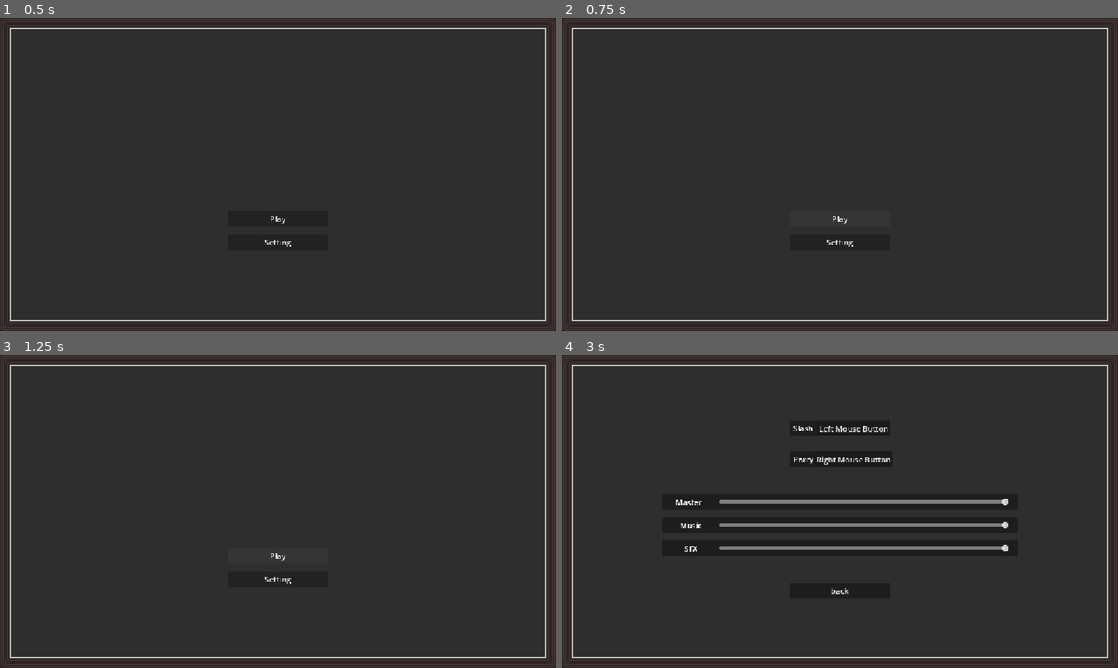
Above: before the commit, frames 1-4 (two rows, left to right).
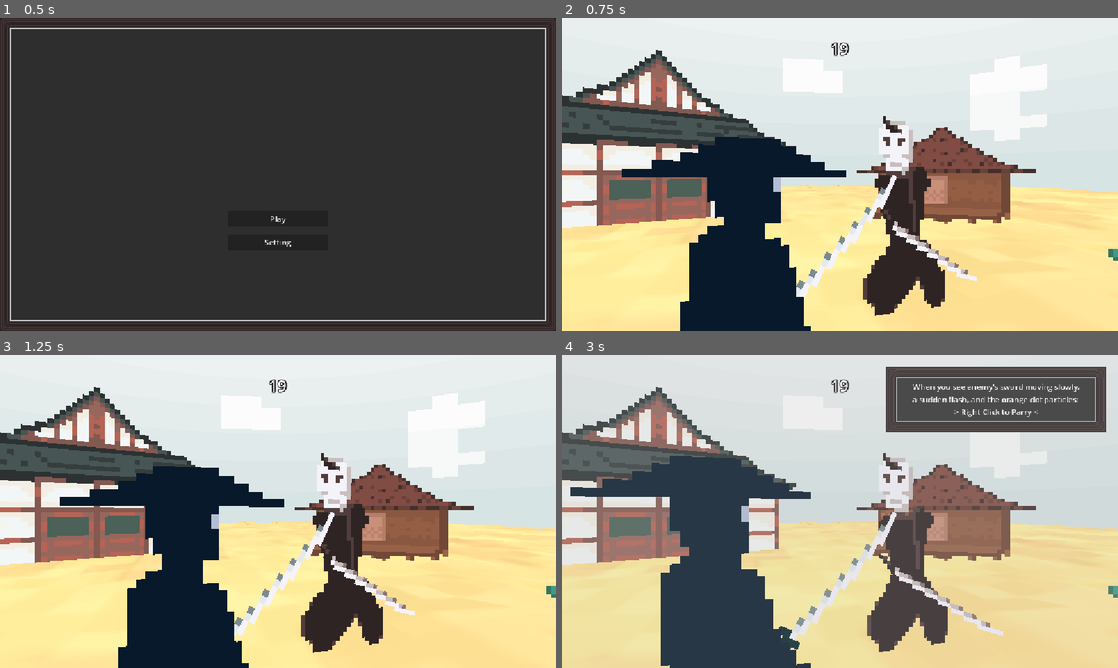
Above: after the commit, the same moments.

Repository: Natthapolmnc/Project-R
Game: Godot game, scene res://SCENES/main_menu/main_menu.tscn
Two runs of this game, one before a commit and one after it. Both use one fixed random seed, a clock stepped at 60 frames per second and the inputs below.
Inputs (mouse positions are in pixels of both pictures, inside the frame that each line leads up to):
- Up to frame 1 (0.5 s): no input
- Up to frame 2 (0.75 s): click "Play" at 0.5 s
- Up to frame 3 (1.25 s): no input
- Up to frame 4 (3 s): click (840, 555) at 1.25 s, where only the run before the commit has a clickable "Play"; click (840, 555) at 2 s, where only the run before the commit has a clickable "Play"; click (840, 580) at 2.75 s, where only the run before the commit has a clickable "Setting"

Frame 1 is identical in both runs. In frame 2, 94% of the frame differs, in the area x 0-100%, y 0-100%; in frame 3, 94%; in frame 4, 90%.
Error before the commit: Parse Error: Variable "clock" has the same name as a previously declared variable. (res://SCENES/main_scene_manager.gd:11)

Commit message:
mix code

Diff:
--- a/SCENES/main.tscn
+++ b/SCENES/main.tscn
@@ -11,6 +11,7 @@
 [ext_resource type="Texture2D" uid="uid://dtkfc7xjhbmaj" path="res://SCENES/assets/bg/util/house1.png" id="8_ceyew"]
 [ext_resource type="Texture2D" uid="uid://ddw0lbi5p5ki4" path="res://SCENES/assets/bg/bg_bg_texture.png" id="8_o4jo6"]
 [ext_resource type="Texture2D" uid="uid://cgsvo7trkcug1" path="res://SCENES/assets/bg/util/house2.png" id="9_o4jo6"]
+[ext_resource type="PackedScene" uid="uid://ijfubmhn65vv" path="res://SCENES/tutorial.tscn" id="12_l28hy"]
 
 [sub_resource type="ShaderMaterial" id="ShaderMaterial_ceyew"]
 shader = ExtResource("1_ceyew")
@@ -50,25 +51,27 @@
 volumetric_fog_albedo = Color(0.5325496, 0.6258575, 0.6489726, 1)
 volumetric_fog_emission = Color(0.22670749, 0.22670749, 0.22670746, 1)
 volumetric_fog_emission_energy = 1.6
-[ext_resource type="PackedScene" uid="uid://ijfubmhn65vv" path="res://SCENES/tutorial.tscn" id="6_ys6xq"]
 
 [sub_resource type="PlaneMesh" id="PlaneMesh_12j5o"]
 orientation = 2
 
 [sub_resource type="GDScript" id="GDScript_6uqi0"]
-script/source = "extends Node
-
+script/source = "extends MeshInstance3D
 
 func get_random_point() -> Vector3:
-	var size: Vector2 = self.mesh.size
-
-	var local_point := Vector3(
-	randf_range(-size.x / 2.0, size.x / 2.0),
-	0.0,
-	randf_range(-size.y / 2.0, size.y / 2.0)
-	)
-
-	return local_point
+    var plane_mesh: PlaneMesh = mesh as PlaneMesh
+    if plane_mesh == null:
+        push_warning(\"FxPanel needs a PlaneMesh.\")
+        return Vector3.ZERO
+
+    var plane_size: Vector2 = plane_mesh.size
+
+    # PlaneMesh.orientation = 2 (FACE_Z) lies in the local XY plane.
+    return Vector3(
+        randf_range(-plane_size.x / 2.0, plane_size.x / 2.0),
+        randf_range(-plane_size.y / 2.0, plane_size.y / 2.0),
+        0.0
+    )
 "
 
 [sub_resource type="StandardMaterial3D" id="StandardMaterial3D_dtswy"]
@@ -193,11 +196,11 @@
 
 [node name="house4" type="Sprite3D" parent="BgTexture" unique_id=215883357]
 transform = Transform3D(0.043544136, 0, 0.101871036, 0, 0.11078728, 0, -0.101871036, 0, 0.043544102, 0.2847067, 0.16337904, 0.31896424)
-shaded = true
-texture_filter = 0
-texture = ExtResource("9_o4jo6")
-visible = false
+visible = false
+shaded = true
+texture_filter = 0
+texture = ExtResource("9_o4jo6")
 metadata/_edit_vertical_guides_ = [576.0]
 
-[node name="Tutorial" parent="." unique_id=1681356119 instance=ExtResource("6_ys6xq")]
-visible = false
+[node name="Tutorial" parent="." unique_id=1681356119 instance=ExtResource("12_l28hy")]
+visible = false
--- a/SCENES/main_scene_manager.gd
+++ b/SCENES/main_scene_manager.gd
@@ -1,3 +1,4 @@
+
 class_name MainSceneManager
 extends Node
 
@@ -7,18 +8,19 @@
 @onready var player_spawner: Marker3D = $"../player_spawner"
 @onready var player: Player = $"../player_spawner/Player"
 @onready var enemy_spawner: Marker3D = $"../enemy_spawner"
-@onready var clock: Label = $"../Label"
+@onready var fx_panel: MeshInstance3D = $"../FxPanel"
 @onready var clock: Label = $"../Label"
 @onready var retry: CanvasLayer = $"../Retry"
 @onready var win: CanvasLayer = $"../Win"
-@onready var tutorial: CanvasLayer = $"../Tutorial"
-@onready var tutorial: CanvasLayer = $"../Tutorial"
+@onready var tutorial: Tutorial = $"../Tutorial"
+
 
 # ==============================
 # 20-SECOND COUNTER
 # ==============================
 const base_time: float = 20.0
 @export var cur_time: float = base_time
+
 
 # ==============================
 # ENEMY / LEVEL DATA
@@ -29,65 +31,126 @@
 
 var cur_level_profiles: Array[EnemyProfile] = []
 var generated_time: Array[float] = []
+
 var cur_enemy: Enemy
 var cur_index: int = 0
+
 var is_game_over: bool = false
 var level_cleared: bool = false
 
+
 # ==============================
 # RANDOM SPAWN ROTATION
 # ==============================
 @export_category("Spawn Rotation")
-@export_range(0.0, 180.0, 1.0) var min_turn_angle: float = 45.0
-@export_range(0.0, 180.0, 1.0) var max_turn_angle: float = 135.0
-@export_range(0.1, 3.0, 0.05) var turn_duration: float = 0.65
-
+
+@export_range(0.0, 180.0, 1.0)
+var min_turn_angle: float = 45.0
+
+@export_range(0.0, 180.0, 1.0)
+var max_turn_angle: float = 135.0
+
+@export_range(0.1, 3.0, 0.05)
+var turn_duration: float = 0.65
+
+
+# ==============================
+# ROTATION STATE
+# ==============================
 var initial_player_yaw: float = 0.0
+
 var initial_enemy_transform: Transform3D
 var initial_enemy_offset: Vector3
+
+var initial_fx_transform: Transform3D
+var initial_fx_offset: Vector3
+
 var current_turn_angle: float = 0.0
 var is_turning: bool = false
 var turn_tween: Tween
 
+
 # ==============================
 # TUTORIAL
 # ==============================
-enum TutorialStep { NONE, PARRY, SLASH, TIMEOUT }
+enum TutorialStep {
+	NONE,
+	PARRY,
+	SLASH,
+	TIMEOUT
+}
 
 var first_parry: bool = true
 var first_slash: bool = true
 var first_timeout: bool = true
+
 var action_tutorial_done: bool = false
 var tutorial_done: bool = false
+
 var tutorial_step: TutorialStep = TutorialStep.NONE
 var timeout_tween: Tween
 
 
+# ==============================
+# READY
+# ==============================
 func _ready() -> void:
 	initial_player_yaw = player_spawner.rotation.y
+
 	initial_enemy_transform = enemy_spawner.global_transform
-	initial_enemy_offset = enemy_spawner.global_position - player_spawner.global_position
+	initial_enemy_offset = (
+		enemy_spawner.global_position
+		- player_spawner.global_position
+	)
+
+	initial_fx_transform = fx_panel.global_transform
+	initial_fx_offset = (
+		fx_panel.global_position
+		- player_spawner.global_position
+	)
+
+	tutorial.initialize()
 
 	signal_connect()
 	level_initialization(false)
 
 
+# ==============================
+# SIGNAL CONNECTIONS
+# ==============================
 func signal_connect() -> void:
-	win.next_level_pressed.connect(level_initialization.bind(true))
-	win.retry_cur_level_pressed.connect(level_initialization.bind(false))
-	retry.retry_cur_level_pressed.connect(level_initialization.bind(false))
-
-	# Connect once: connecting every time an ATTACK/DOWN state appears
-	# would accumulate callbacks across retries and enemies.
+	win.next_level_pressed.connect(
+		level_initialization.bind(true)
+	)
+
+	win.retry_cur_level_pressed.connect(
+		level_initialization.bind(false)
+	)
+
+	retry.retry_cur_level_pressed.connect(
+		level_initialization.bind(false)
+	)
+
+	# Connect player signals only once.
 	if player.has_signal("parrying"):
-		player.connect("parrying", Callable(self, "on_first_parry_success"))
+		player.connect(
+			"parrying",
+			Callable(self, "on_first_parry_success")
+		)
 	else:
-		push_warning("Player needs a 'parrying' signal for the parry tutorial.")
+		push_warning(
+            "Player needs a 'parrying' signal."
+		)
 
 	if player.has_signal("slashing"):
-		player.connect("slashing", Callable(self, "on_first_slash_success"))
+		player.connect(
+			"slashing",
+			Callable(self, "on_first_slash_success")
+		)
 	else:
-		push_warning("Player needs a 'slashing' signal for the slash tutorial.")
+		push_warning(
+            "Player needs a 'slashing' signal."
+		)
 
 
 # ==============================
@@ -96,26 +159,49 @@
 func load_level_profiles() -> void:
 	cur_level_profiles.clear()
 
-	var folder_path: String = level.path_join("level" + str(cur_level))
+	var folder_path: String = level.path_join(
+		"level" + str(cur_level)
+	)
+
 	var dir := DirAccess.open(folder_path)
+
 	if dir == null:
-		push_error("Could not open folder: " + folder_path)
+		push_error(
+			"Could not open folder: " + folder_path
+		)
 		return
 
 	dir.list_dir_begin()
+
 	var file_name: String = dir.get_next()
+
 	while file_name != "":
 		if not dir.current_is_dir():
-			if file_name.ends_with(".tres") or file_name.ends_with(".tres.remap"):
-				var clean_name: String = file_name.trim_suffix(".remap")
-				var full_path: String = folder_path.path_join(clean_name)
+			if (
+				file_name.ends_with(".tres")
+				or file_name.ends_with(".tres.remap")
+			):
+				var clean_name: String = (
+					file_name.trim_suffix(".remap")
+				)
+
+				var full_path: String = (
+					folder_path.path_join(clean_name)
+				)
+
 				var profile := load(full_path) as EnemyProfile
+
 				if profile != null:
 					cur_level_profiles.append(profile)
+
 		file_name = dir.get_next()
+
 	dir.list_dir_end()
 
 
+# ==============================
+# LEVEL INITIALIZATION
+# ==============================
 func level_initialization(advance: bool) -> void:
 	reset_tutorial_overlay()
 	reset_spawn_rotation()
@@ -123,6 +209,7 @@
 
 	is_game_over = false
 	level_cleared = false
+
 	player.is_dead = false
 	player.reset_scale()
 	player.anim.play(player.idle_anim)
@@ -132,13 +219,19 @@
 
 	cur_time = base_time
 	cur_index = 0
+
 	clock.text = str(int(cur_time))
+
 	retry.visible = false
 	win.visible = false
 
 	load_level_profiles()
+
 	if cur_level_profiles.is_empty():
-		push_warning("No enemy profiles found for level " + str(cur_level))
+		push_warning(
+            "No enemy profiles found for level "
+			+ str(cur_level)
+		)
 		player.set_receive_input(false)
 		return
 
@@ -161,11 +254,15 @@
 
 	var profile: EnemyProfile = cur_level_profiles[cur_index]
 	var duration: float = generated_time[cur_index]
+
 	cur_index += 1
 
 	cur_enemy = enemy_template.instantiate() as Enemy
+
 	if cur_enemy == null:
-		push_error("Enemy template must instantiate an Enemy.")
+		push_error(
+            "Enemy template must instantiate an Enemy."
+		)
 		return
 
 	cur_enemy.set_profile(profile)
@@ -175,26 +272,22 @@
 		cur_enemy.process_mode = Node.PROCESS_MODE_DISABLED
 
 	player.cur_enemy = cur_enemy
+
 	cur_enemy.enemy_delta.connect(time_tick)
 	cur_enemy.enemy_timeout.connect(game_over)
 	cur_enemy.strike_reached.connect(game_over)
 	cur_enemy.enemy_died.connect(on_enemy_died)
 
-	# The tutorial is bound to every relevant enemy until completed.
+	# Connect tutorial events until completed.
 	if not tutorial_done:
 		if not action_tutorial_done:
 			cur_enemy.state_changed.connect(on_first_parry)
 			cur_enemy.state_changed.connect(on_first_slash)
+
 		if first_timeout:
 			cur_enemy.enemy_timeout.connect(on_enemy_timeout)
 
 	display_enemy()
-
-	if not tutorial_done:
-		if not action_tutorial_done:
-			cur_enemy.state_changed.connect(on_first_parry)
-			cur_enemy.state_changed.connect(on_first_slash)
-		cur_enemy.enemy_timeout.connect(on_enemy_timeout)
 
 
 func display_enemy() -> void:
@@ -224,138 +317,263 @@
 
 
 # ==============================
-# RANDOM TURNING
+# RANDOM TURN ANGLE
 # ==============================
 func get_random_turn_angle() -> float:
-	var upper_angle: float = clampf(max_turn_angle, 0.0, 180.0)
-	var lower_angle: float = clampf(min_turn_angle, 0.0, upper_angle)
-	var angle: float = randf_range(lower_angle, upper_angle)
-
-	# 50% left, 50% right.
+	var upper_angle: float = clampf(
+		max_turn_angle,
+		0.0,
+		180.0
+	)
+
+	var lower_angle: float = clampf(
+		min_turn_angle,
+		0.0,
+		upper_angle
+	)
+
+	var angle: float = randf_range(
+		lower_angle,
+		upper_angle
+	)
+
+	# 50% left and 50% right.
 	if randf() < 0.5:
 		angle = -angle
+
 	return angle
 
 
+# ==============================
+# ROTATE TO NEXT ENEMY
+# ==============================
 func rotate_to_next_enemy() -> void:
 	if is_game_over or level_cleared or is_turning:
 		return
+
 	if cur_index >= cur_level_profiles.size():
 		return
 
 	is_turning = true
+
 	player.set_receive_input(false)
 	clear_enemy()
 
-	current_turn_angle += deg_to_rad(get_random_turn_angle())
-	var rotation_basis := Basis(Vector3.UP, current_turn_angle)
-
-	# Place the enemy on the same radius around the player.
+	# Remember the previous rotation.
+	var previous_turn_angle: float = current_turn_angle
+
+	# Generate and accumulate random rotation.
+	current_turn_angle += deg_to_rad(
+		get_random_turn_angle()
+	)
+
+	var rotation_basis := Basis(
+		Vector3.UP,
+		current_turn_angle
+	)
+
+	# Rotate enemy position around the player.
 	var next_transform: Transform3D = initial_enemy_transform
+
 	next_transform.origin = (
 		player_spawner.global_position
 		+ rotation_basis * initial_enemy_offset
 	)
-	next_transform.basis = rotation_basis * initial_enemy_transform.basis
+
+	# Rotate enemy orientation.
+	next_transform.basis = (
+		rotation_basis * initial_enemy_transform.basis
+	)
+
 	enemy_spawner.global_transform = next_transform
 
+	# Spawn enemy but disable its processing.
 	spawn_enemy(true)
 
-	# Rotate the player toward the new enemy.
-	var target_yaw: float = initial_player_yaw + current_turn_angle
+	# Smoothly rotate player and FX panel together.
 	turn_tween = create_tween()
+
 	turn_tween.set_trans(Tween.TRANS_SINE)
 	turn_tween.set_ease(Tween.EASE_IN_OUT)
-	turn_tween.tween_property(player_spawner, "rotation:y", target_yaw, turn_duration)
+
+	turn_tween.tween_method(
+		apply_turn_angle,
+		previous_turn_angle,
+		current_turn_angle,
+		turn_duration
+	)
+
 	turn_tween.finished.connect(on_turn_finished)
 
 
+# ==============================
+# APPLY ROTATION TO PLAYER + FX
+# ==============================
+func apply_turn_angle(angle: float) -> void:
+	# Rotate player.
+	player_spawner.rotation.y = initial_player_yaw + angle
+
+	# Rotate FX panel around player.
+	var rotation_basis := Basis(
+		Vector3.UP,
+		angle
+	)
+
+	var fx_transform: Transform3D = initial_fx_transform
+
+	# Preserve the FX panel's offset from player.
+	fx_transform.origin = (
+		player_spawner.global_position
+		+ rotation_basis * initial_fx_offset
+	)
+
+	# Rotate FX panel orientation.
+	fx_transform.basis = (
+		rotation_basis * initial_fx_transform.basis
+	)
+
+	fx_panel.global_transform = fx_transform
+
+
+# ==============================
+# ROTATION FINISHED
+# ==============================
 func on_turn_finished() -> void:
 	if not is_turning or is_game_over or level_cleared:
 		return
 
 	is_turning = false
+
+	# Reactivate enemy after rotation.
 	if is_instance_valid(cur_enemy):
 		cur_enemy.process_mode = Node.PROCESS_MODE_INHERIT
+
 	player.set_receive_input(true)
 
 
+# ==============================
+# RESET ROTATION
+# ==============================
 func reset_spawn_rotation() -> void:
 	if turn_tween != null and turn_tween.is_valid():
 		turn_tween.kill()
 
 	is_turning = false
 	current_turn_angle = 0.0
+
 	player_spawner.rotation.y = initial_player_yaw
 	enemy_spawner.global_transform = initial_enemy_transform
 
+	# Restore FX panel to its original position and rotation.
+	fx_panel.global_transform = initial_fx_transform
+
 
 # ==============================
 # TIME DISTRIBUTION
 # ==============================
-func split_time_randomly(total_time: float, pieces: int, min_value: float) -> Array[float]:
+func split_time_randomly(
+	total_time: float,
+	pieces: int,
+	min_value: float
+) -> Array[float]:
+
 	var result: Array[float] = []
+
 	if pieces <= 0:
 		return result
 
-	var remaining_time: float = total_time - float(pieces) * min_value
+	var remaining_time: float = (
+		total_time - float(pieces) * min_value
+	)
+
 	if remaining_time <= 0.0:
 		for i in range(pieces):
 			result.append(total_time / float(pieces))
+
 		return result
 
 	var weights: Array[float] = []
 	var weight_sum: float = 0.0
+
 	for i in range(pieces):
 		var weight: float = randf_range(0.001, 1.0)
+
 		weights.append(weight)
 		weight_sum += weight
 
 	for i in range(pieces):
-		result.append(min_value + (weights[i] / weight_sum) * remaining_time)
+		var piece: float = (
+			min_value
+			+ (weights[i] / weight_sum) * remaining_time
+		)
+		result.append(piece)
+
 	return result
 
 
+# ==============================
+# 20-SECOND COUNTER
+# ==============================
 func time_tick(delta: float) -> void:
 	if is_game_over or level_cleared:
 		return
 
 	cur_time = maxf(cur_time - delta, 0.0)
 	clock.text = str(int(cur_time))
+
 	if cur_time <= 0.0 and is_instance_valid(cur_enemy):
-		if cur_enemy.can_be_attacked() or cur_enemy.can_be_parried():
+		if (
+			cur_enemy.can_be_attacked()
+			or cur_enemy.can_be_parried()
+		):
 			game_over()
 
 
 # ==============================
-# GAME STATE
+# GAME OVER
 # ==============================
 func game_over(_arg = null) -> void:
 	if is_game_over or level_cleared:
 		return
+
 	is_game_over = true
 
-	CombatFx.trigger("blood", player.get_fx_panel())
+	CombatFx.trigger(
+		"blood",
+		player.get_fx_panel()
+	)
+
 	player.on_dead()
+
 	retry.visible = true
 	player.set_receive_input(false)
 
 
+# ==============================
+# VICTORY
+# ==============================
 func victory() -> void:
 	if is_game_over or level_cleared:
 		return
+
 	level_cleared = true
+
 	win.visible = true
 	player.set_receive_input(false)
 
 
 # ==============================
-# TUTORIAL
+# TUTORIAL: FIRST PARRY
 # ==============================
 func on_first_parry(state: Enemy.State) -> void:
+
 	if tutorial_done or action_tutorial_done or not first_parry:
 		return
-	if tutorial_step != TutorialStep.NONE or state != Enemy.State.ATTACK:
+
+	if (
+		tutorial_step != TutorialStep.NONE
+		or state != Enemy.State.ATTACK
+	):
 		return
 	if not player.has_signal("parrying"):
 		return
@@ -364,8 +582,10 @@
 		player.is_stun = false
 
 	tutorial_step = TutorialStep.PARRY
+
 	tutorial.visible = true
 	tutorial.first_parry.visible = true
+
 	Engine.time_scale = 0.000001
 
 
@@ -375,26 +595,42 @@
 
 	first_parry = false
 	tutorial_step = TutorialStep.NONE
+
 	hide_tutorial()
 	Engine.time_scale = 1.0
 
-	# If parrying immediately changed ATTACK into DOWN, the
-	# state_changed signal might already have happened.
-	if is_instance_valid(cur_enemy) and cur_enemy.state == Enemy.State.DOWN:
-		on_first_slash(Enemy.State.DOWN)
-
-
+	# The enemy may already have entered DOWN.
+	if is_instance_valid(cur_enemy):
+		if cur_enemy.state == Enemy.State.DOWN:
+			on_first_slash(Enemy.State.DOWN)
+
+
+# ==============================
+# TUTORIAL: FIRST SLASH
+# ==============================
 func on_first_slash(state: Enemy.State) -> void:
-	if tutorial_done or action_tutorial_done or not first_slash or first_parry:
-		return
-	if tutorial_step != TutorialStep.NONE or state != Enemy.State.DOWN:
-		return
+	if (
+		tutorial_done
+		or action_tutorial_done
+		or not first_slash
+		or first_parry
+	):
+		return
+
+	if (
+		tutorial_step != TutorialStep.NONE
+		or state != Enemy.State.DOWN
+	):
+		return
+
 	if not player.has_signal("slashing"):
 		return
 
 	tutorial_step = TutorialStep.SLASH
+
 	tutorial.visible = true
 	tutorial.first_slash.visible = true
+
 	Engine.time_scale = 0.000001
 
 
@@ -405,26 +641,42 @@
 	first_slash = false
 	action_tutorial_done = true
 	tutorial_step = TutorialStep.NONE
+
 	hide_tutorial()
 	Engine.time_scale = 1.0
 
 
+# ==============================
+# TUTORIAL: FIRST TIMEOUT
+# ==============================
 func on_enemy_timeout() -> void:
 	if tutorial_done or not first_timeout:
 		return
+
 	if tutorial_step != TutorialStep.NONE:
 		return
 
 	tutorial_step = TutorialStep.TIMEOUT
+
 	tutorial.visible = true
 	tutorial.first_timeout.visible = true
+
 	Engine.time_scale = 0.2
 
-	# A real-time tween: 3 seconds, regardless of the game time scale.
+	# Tween uses real time, ignoring Engine.time_scale.
 	timeout_tween = create_tween()
 	timeout_tween.set_ignore_time_scale(true)
-	timeout_tween.tween_property(Engine, "time_scale", 1.0, 3.0)
-	timeout_tween.finished.connect(on_timeout_tutorial_finished)
+
+	timeout_tween.tween_property(
+		Engine,
+		"time_scale",
+		1.0,
+		3.0
+	)
+
+	timeout_tween.finished.connect(
+		on_timeout_tutorial_finished
+	)
 
 
 func on_timeout_tutorial_finished() -> void:
@@ -434,20 +686,27 @@
 	first_timeout = false
 	tutorial_done = true
 	tutorial_step = TutorialStep.NONE
+
 	Engine.time_scale = 1.0
 	hide_tutorial()
 
 
+# ==============================
+# TUTORIAL UI
+# ==============================
 func hide_tutorial() -> void:
 	tutorial.first_parry.visible = false
 	tutorial.first_slash.visible = false
 	tutorial.first_timeout.visible = false
+
 	tutorial.visible = false
 
 
 func reset_tutorial_overlay() -> void:
 	if timeout_tween != null and timeout_tween.is_valid():
 		timeout_tween.kill()
+
 	tutorial_step = TutorialStep.NONE
 	Engine.time_scale = 1.0
+
 	hide_tutorial()
--- a/SCENES/tutorial.gd
+++ b/SCENES/tutorial.gd
@@ -1,6 +1,15 @@
 extends Node
+class_name Tutorial
 
 
-@onready var first_parry: Control = $FirstParry
-@onready var first_slash: Control = $FirstSlash
-@onready var first_timeout: Control = $FirstTimeout
+var first_parry: Control
+var first_slash: Control
+var first_timeout: Control
+
+
+
+
+func initialize():
+	first_parry = $FirstParry
+	first_slash = $FirstSlash
+	first_timeout = $FirstTimeout
--- a/SCENES/tutorial.tscn
+++ b/SCENES/tutorial.tscn
@@ -96,6 +96,7 @@
 vertical_alignment = 1
 
 [node name="FirstTimeout" type="Control" parent="." unique_id=1112384789]
+visible = false
 layout_mode = 3
 anchors_preset = 15
 anchor_right = 1.0
Not shown: 1 places in SCENES/main.tscn that only renumber resources
